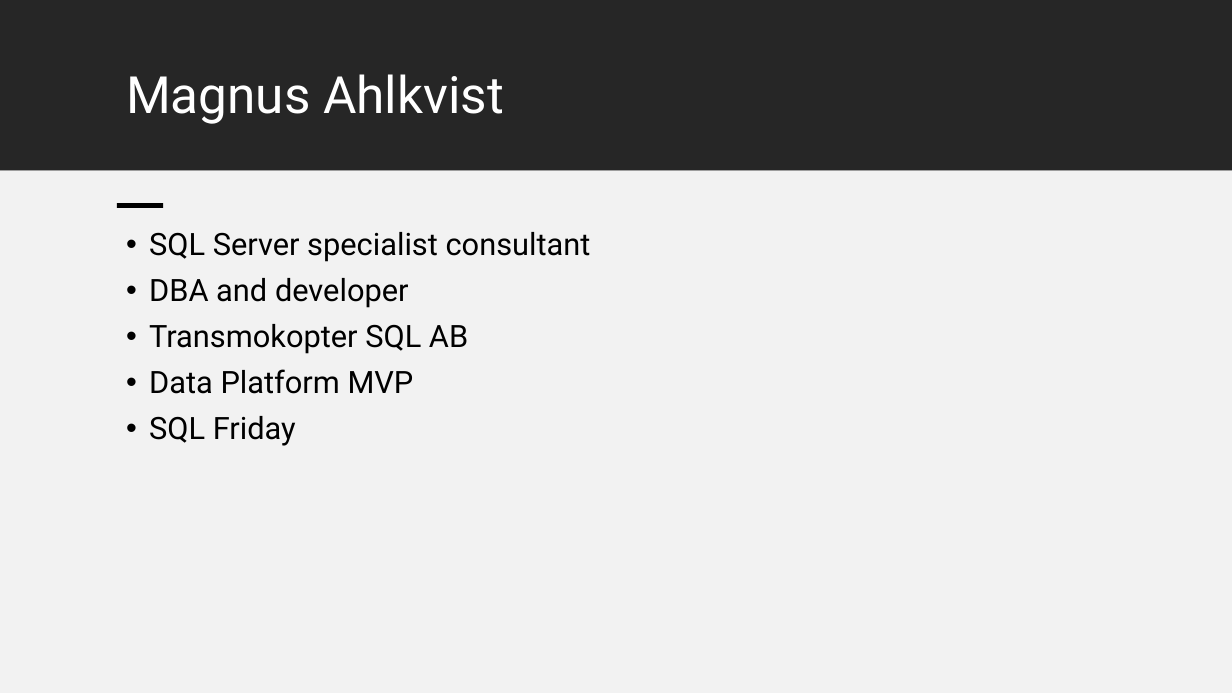
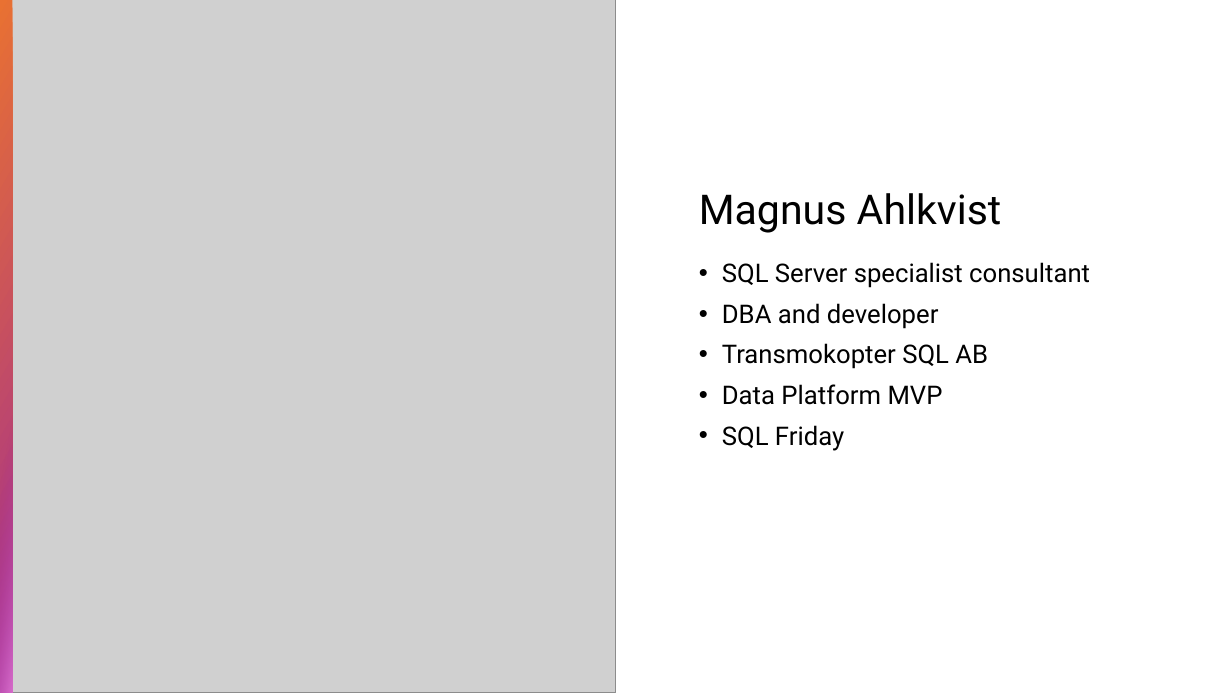
Before and after one commit to transmokopter/Presentations, a slide deck: slide 3 of become-a-metadata-driven-dba/become-a-metadata-driven-dba.pptx. Drawn at 1232x693 pixels with LibreOffice and Linux fonts; fonts in the diff are those of the drawing; grey boxes stand for pictures; background and template pictures are left out. Boxes give left, top, right and bottom in pixels: in the first picture for what was removed or moved away, otherwise in the second. Text is boxed around its words. In the diff, an @@ line names an element or a change of style, - is before the commit and + after.

```diff
--- a/become-a-metadata-driven-dba/become-a-metadata-driven-dba.pptx
+++ b/become-a-metadata-driven-dba/become-a-metadata-driven-dba.pptx
@@ rectangle removed at [0, 0, 1232, 170] @@
@@ picture added at [0, 0, 616, 693] @@
@@ rectangle added at [0, 0, 12, 693], fill gradient #E97132 to #A02B93 @@
@@ title "Magnus Ahlkvist": place and size @@
-title "Magnus Ahlkvist" at [126, 74, 504, 124]
+title "Magnus Ahlkvist" at [699, 193, 1002, 233]
@@ title "Magnus Ahlkvist" at [699, 193, 1002, 233]: size 40 to 32 pt, text colour #FFFFFF to #000000; vertical alignment top to bottom @@
@@ rectangle removed at [0, 171, 1232, 693] @@
@@ rectangle removed at [117, 203, 164, 208] @@
@@ text "SQL Server specialist consultant": place and size @@
-text "SQL Server specialist consultant" at [149, 232, 591, 446]
+text "SQL Server specialist consultant" at [722, 262, 1090, 451]
@@ text "SQL Server specialist consultant" at [722, 262, 1090, 451]: size 24 to 20 pt @@
@@ rectangle added at [0, 419, 12, 693], fill gradient #A02B93 to #D86ECC @@
```
Also in this commit, not shown: 5 other slides changed, 7 slides added, 3 slides removed.
